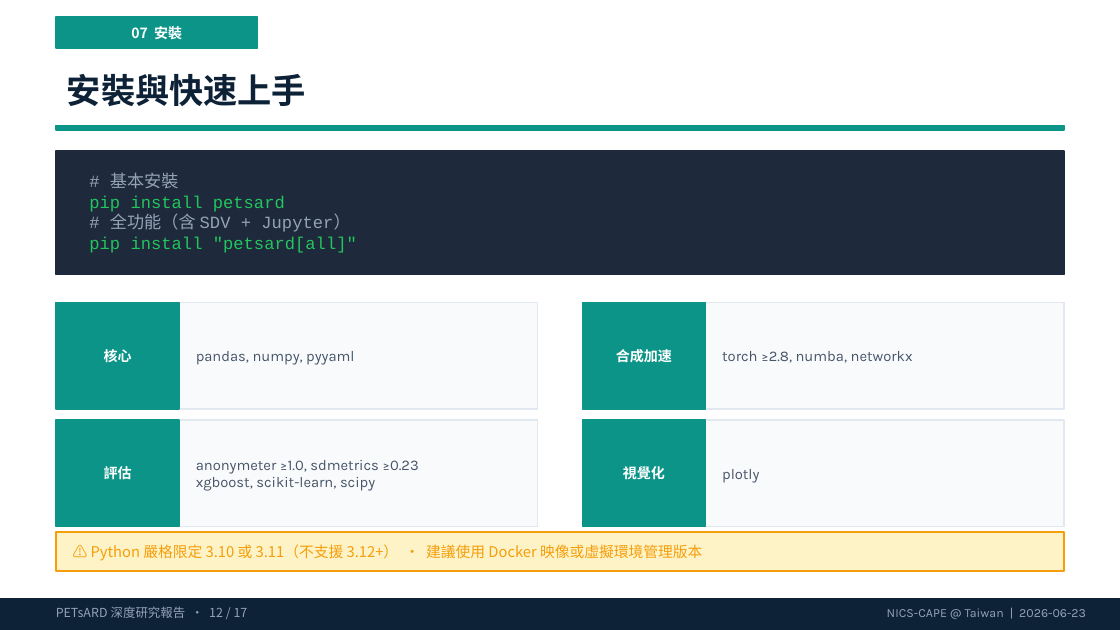
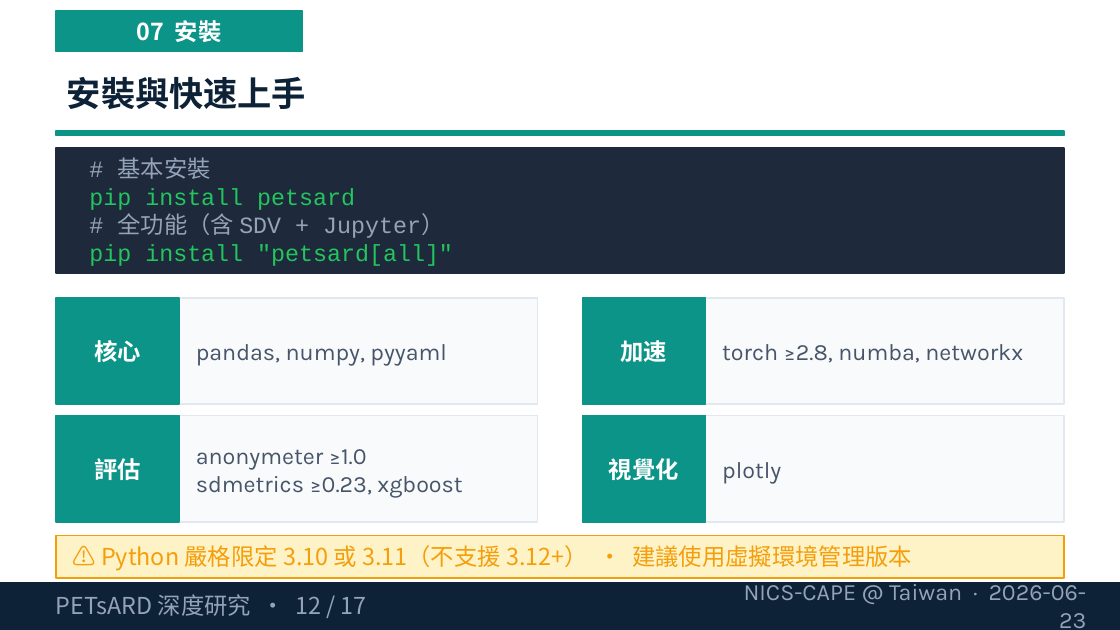
Before and after one commit to wangsc2024/knowledge, a slide deck: slide 12 of public/presentations/petsard-research-20260623.pptx. Drawn at 1120x630 pixels with LibreOffice and Linux fonts; fonts in the diff are those of the drawing. Boxes give left, top, right and bottom in pixels: in the first picture for what was removed or moved away, otherwise in the second. Text is boxed around its words. In the diff, an @@ line names an element or a change of style, - is before the commit and + after.

Commit message:
feat(presentations): 更新 PETsARD 簡報（fontSize ≥ 15 全面合規）

```diff
--- a/public/presentations/petsard-research-20260623.pptx
+++ b/public/presentations/petsard-research-20260623.pptx
@@ size 9 to 15 pt in 4 elements at (94, 340, 141, 362), (94, 458, 141, 480), (609, 458, 679, 480), (137, 20, 222, 42) @@
@@ rectangle: place and size @@
-rectangle at (56, 17, 258, 48)
+rectangle at (56, 11, 302, 52)
@@ rectangle: place and size @@
-rectangle at (56, 125, 1064, 130)
+rectangle at (56, 131, 1064, 136)
@@ text "# 基本安裝 pip install petsard ..." at (89, 157, 453, 266): size 11 to 15 pt @@
@@ text at (621, 340, 668, 362): text changed; size 9 to 15 pt @@
-合成加速
+加速
@@ 8 rectangles: place and size @@
-8 rectangles at (56, 302, 1064, 526)
+8 rectangles at (56, 298, 1064, 522)
@@ text at (196, 449, 462, 498): text changed; size 9.5 to 15 pt @@
-anonymeter ≥1.0, sdmetrics ≥0.23
-xgboost, scikit-learn, scipy
+anonymeter ≥1.0
+sdmetrics ≥0.23, xgboost
@@ size 9.5 to 15 pt in 3 elements at (196, 344, 447, 366), (722, 344, 1023, 363), (722, 462, 781, 484) @@
@@ rectangle: place and size @@
-rectangle at (56, 532, 1064, 571)
+rectangle at (56, 535, 1064, 578)
@@ text at (101, 545, 912, 571): text changed; size 9.5 to 15 pt @@
-⚠ Python 嚴格限定 3.10 或 3.11（不支援 3.12+） · 建議使用 Docker 映像或虛擬環境管理版本
+⚠ Python 嚴格限定 3.10 或 3.11（不支援 3.12+） · 建議使用虛擬環境管理版本
@@ rectangle: place and size @@
-rectangle at (0, 599, 1120, 630)
+rectangle at (0, 582, 1120, 630)
@@ text at (56, 594, 367, 616): text changed; size 8 to 15 pt @@
-PETsARD 深度研究報告 · 12 / 17
+PETsARD 深度研究 · 12 / 17
@@ text at (744, 579, 1087, 628): text changed; size 8 to 15 pt @@
-NICS-CAPE @ Taiwan | 2026-06-23
+NICS-CAPE @ Taiwan · 2026-06-23
```
Also in this commit, not shown: 16 other slides changed.
